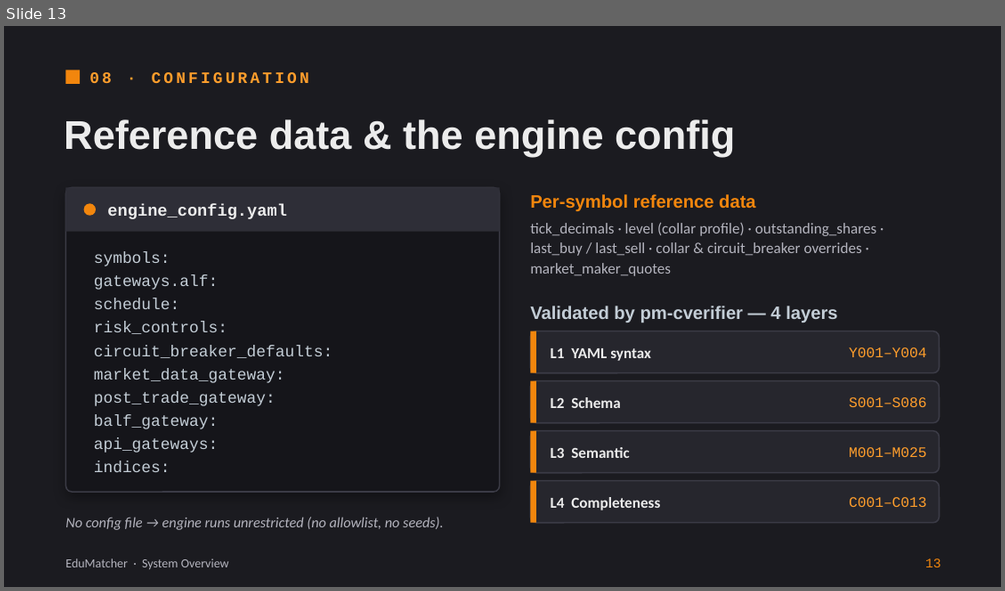
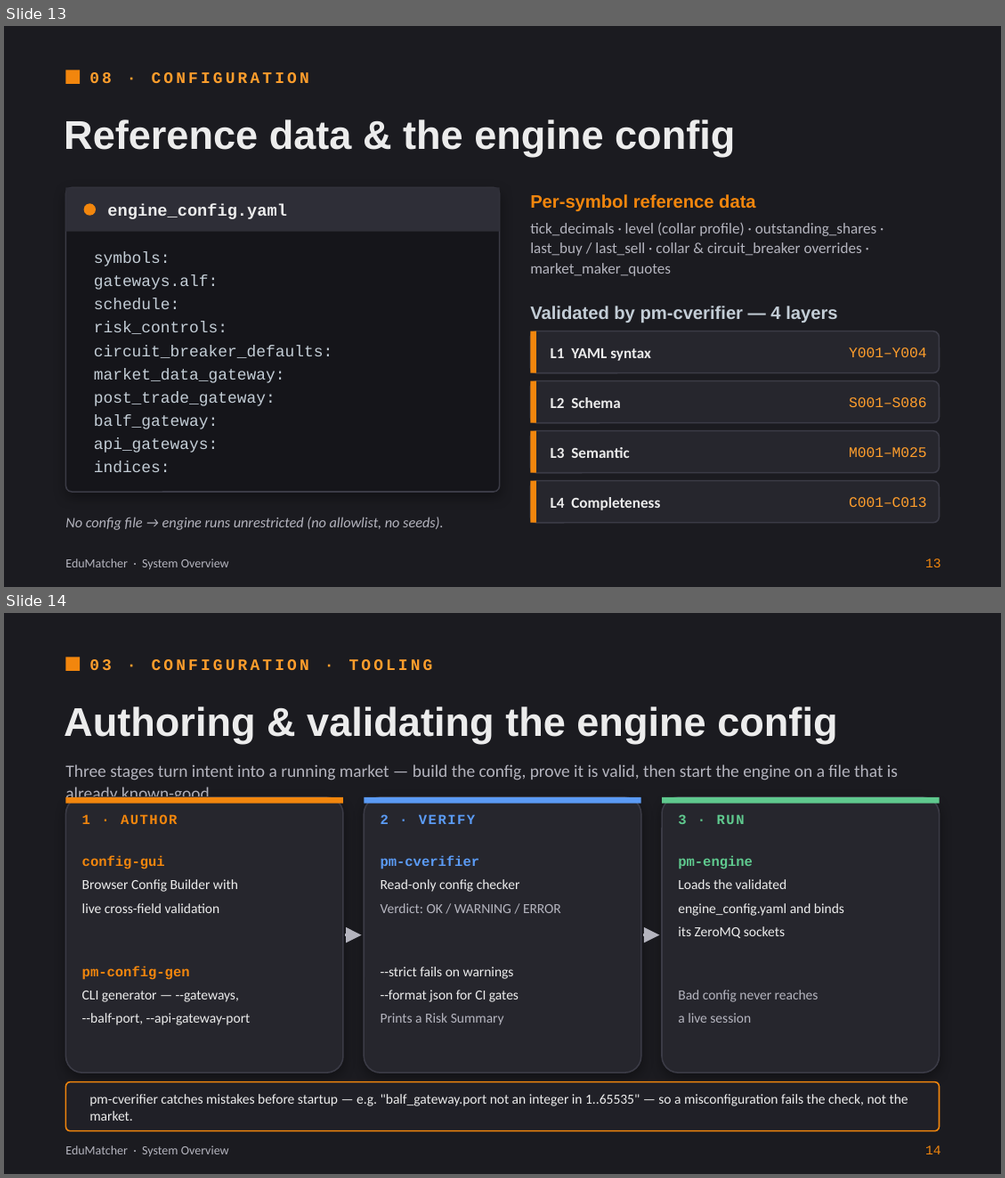
Before and after one commit to johan162/EduMatcher, a slide deck: docs/presentations/introduction-to-edumatcher.pptx. Shown one above the other, each under a label of ours: slide 13 before the commit, slides 13 and 14 after it. The pictures are 1005x591 and 1005x1178 pixels, drawn with LibreOffice and Linux fonts; fonts in the diff are those of the drawing. Boxes give left, top, right and bottom in pixels: in the first picture for what was removed or moved away, otherwise in the second. Text is boxed around its words. In the diff, an @@ line names an element or a change of style, - is before the commit and + after.

```diff
--- a/docs/presentations/introduction-to-edumatcher.pptx
+++ b/docs/presentations/introduction-to-edumatcher.pptx
@@ slide 14 added at <box>4,613,1001,1174</box>, background #1B1B20 @@
@@ rectangle added at <box>65,657,80,671</box>, fill #F2860D @@
@@ text added at <box>89,659,433,670</box>, 11.5 pt, text #FF9E2C, bold @@
+03 · CONFIGURATION · TOOLING
@@ title added at <box>64,706,837,744</box>, 29 pt, text #ECECEC, bold @@
+Authoring & validating the engine config
@@ text added at <box>65,764,898,804</box>, 12.5 pt, text #B4B4BE @@
+Three stages turn intent into a running market — build the config, prove it is valid, then start the engine on a file that is already known-good.
@@ rounded rectangle added at <box>65,797,343,1072</box>, fill #26262D, outline #3B3B46 1 pt @@
@@ rectangle added at <box>65,797,343,803</box>, fill #F2860D @@
@@ rounded rectangle added at <box>364,797,641,1072</box>, fill #26262D, outline #3B3B46 1 pt @@
@@ rectangle added at <box>364,797,641,803</box>, fill #5B9BF5 @@
@@ rounded rectangle added at <box>662,797,939,1072</box>, fill #26262D, outline #3B3B46 1 pt @@
@@ rectangle added at <box>662,797,939,803</box>, fill #5FC98E @@
@@ text added at <box>82,814,177,824</box>, 10 pt, text #F2860D, bold @@
+1 · AUTHOR
@@ text added at <box>380,814,475,824</box>, 10 pt, text #5B9BF5, bold @@
+2 · VERIFY
@@ text added at <box>678,814,744,824</box>, 10 pt, text #5FC98E, bold @@
+3 · RUN
@@ text added at <box>82,856,251,1025</box>, 10 pt, text #ECECEC @@
+config-gui
+Browser Config Builder with
+live cross-field validation
+pm-config-gen
+CLI generator — --gateways,
+--balf-port, --api-gateway-port
@@ text added at <box>380,856,561,1025</box>, 10 pt, text #ECECEC @@
+pm-cverifier
+Read-only config checker
+Verdict: OK / WARNING / ERROR
+--strict fails on warnings
+--format json for CI gates
+Prints a Risk Summary
@@ text added at <box>678,856,844,1022</box>, 10 pt, text #ECECEC @@
+pm-engine
+Loads the validated
+engine_config.yaml and binds
+its ZeroMQ sockets
+Bad config never reaches
+a live session
@@ arrow added from (345, 935) to (362, 935), #B4B4BE 2.25 pt @@
@@ arrow added from (643, 935) to (659, 935), #B4B4BE 2.25 pt @@
@@ rounded rectangle added at <box>65,1081,939,1130</box>, fill #202027, outline #F2860D 1 pt @@
@@ text added at <box>89,1094,908,1120</box>, 10 pt, text #ECECEC @@
+pm-cverifier catches mistakes before startup — e.g. "balf_gateway.port not an integer in 1..65535" — so a misconfiguration fails the check, not the market.
@@ text added at <box>65,1145,229,1156</box>, 9 pt, text #B4B4BE @@
+EduMatcher · System Overview
@@ text added at <box>925,1145,941,1154</box>, 9.5 pt, text #F2860D @@
+14
```
Also in this commit, not shown: 19 slides changed, 7 other slides added.
